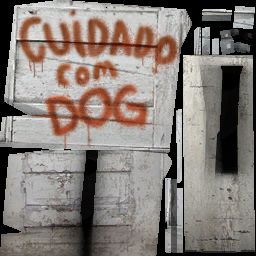
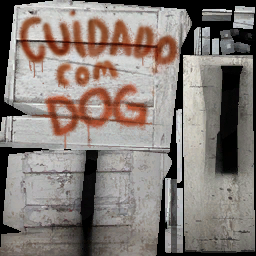
Layered file, before and after one edit (w=256, h=256). Changes by layer:
added group "placa" with 9 layers above "bewaredog" over [20, 29, 162, 61]
added layer "Camada 6" (soft light, 80%) in group "placa" over [20, 29, 162, 61]
moved "bewaredog cópia" into group "placa" over [20, 29, 162, 61]
moved "Camada 5" into group "placa" over [39, 55, 66, 61]
moved "Camada 4" into group "placa" over [20, 29, 162, 61]
moved "Camada 3" into group "placa" over [20, 29, 162, 61]
moved "Camada 2" into group "placa" over [29, 55, 161, 61]
moved "Camada 1 cópia" into group "placa" over [20, 29, 162, 61]
moved "bewaredog" (1st of 2, in "placa") into group "placa" over [20, 29, 162, 61]
